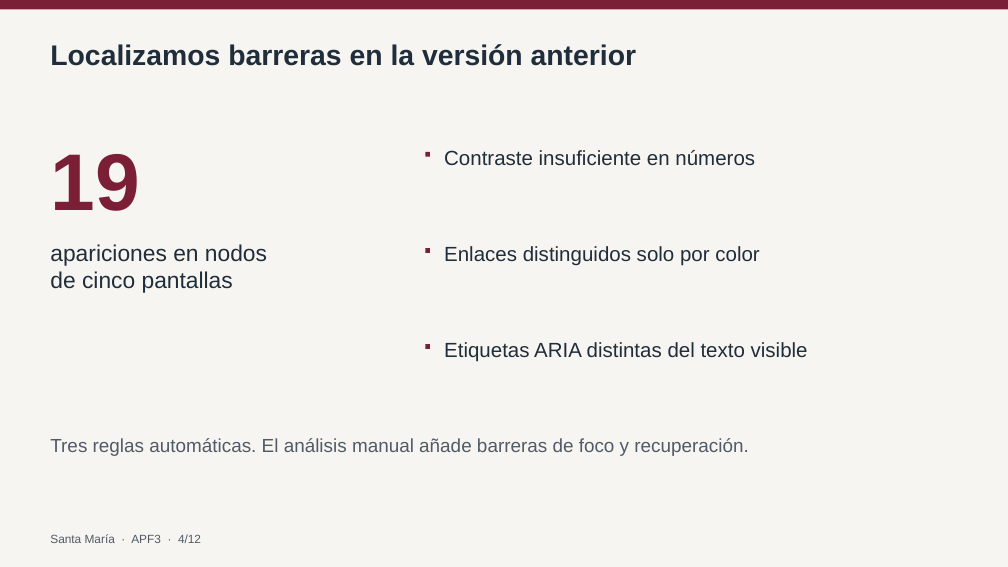
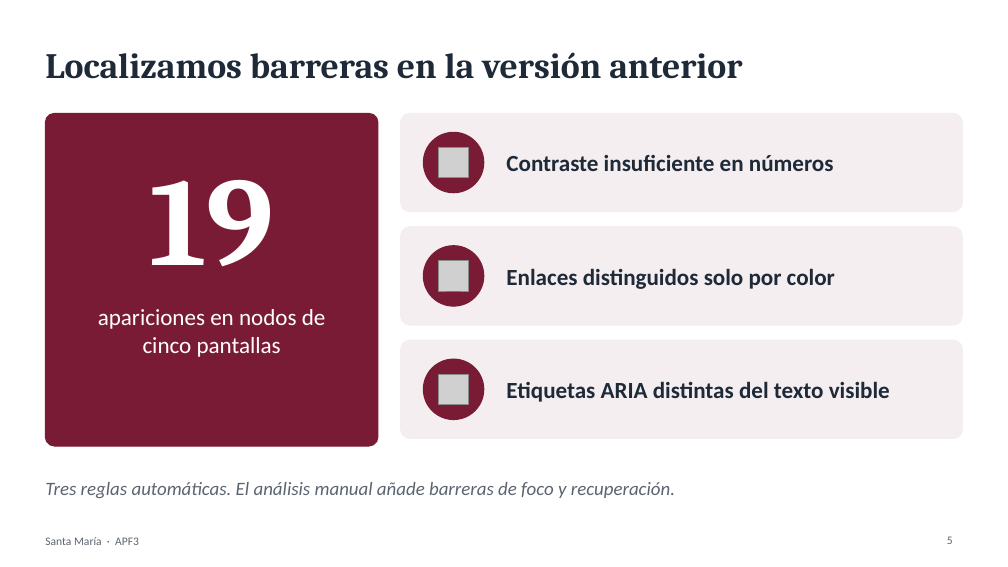
Before and after one commit to BruGeth/IHM_Colegio_Santa_Maria_Reyna_Angeles, a slide deck: slide 5 of avance informe 3/APF3_Grupo5_SantaMaria.pptx (slide 4 before the commit). Drawn at 1008x567 pixels with LibreOffice and Linux fonts; fonts in the diff are those of the drawing; grey boxes stand for pictures. Boxes give left, top, right and bottom in pixels: in the first picture for what was removed or moved away, otherwise in the second. Text is boxed around its words. In the diff, an @@ line names an element or a change of style, - is before the commit and + after.

```diff
--- a/avance informe 3/APF3_Grupo5_SantaMaria.pptx
+++ b/avance informe 3/APF3_Grupo5_SantaMaria.pptx
@@ background #F7F5F1 to #FFFFFF @@
@@ rectangle removed at (0,0,1008,9) @@
@@ title "Localizamos barreras en la versión ...": place and size @@
-title "Localizamos barreras en la versión ..." at (50,44,637,66)
+title "Localizamos barreras en la versión ..." at (45,52,742,79)
@@ title "Localizamos barreras en la versión ..." at (45,52,742,79): size 27 to 34 pt, font Arial to Cambria, text colour #202D3A to #1E2A38; vertical alignment top to middle @@
@@ rounded rectangle added at (45,113,378,446), fill #7A1B35, outline #7A1B35 1 pt @@
@@ rounded rectangle added at (401,113,963,212), fill #F4EEF0, outline #F4EEF0 1 pt @@
@@ size 19.5 to 22 pt, font Arial to Calibri, text colour #202D3A to #1E2A38, bold on; vertical alignment top to middle in 3 elements at (506,268,835,289), (506,381,890,402), (506,155,834,171) @@
@@ text "Contraste insuficiente en números": place and size @@
-text "Contraste insuficiente en números" at (444,150,755,165)
+text "Contraste insuficiente en números" at (506,155,834,171)
@@ text "19" at (149,180,274,267): size 76.5 to 120 pt, font Arial to Cambria, text colour #7B1F36 to #FFFFFF; alignment left to centre; vertical alignment top to middle @@
@@ ellipse added at (423,132,484,193), fill #7A1B35, outline #7A1B35 1 pt @@
@@ picture added at (439,147,469,178) @@
@@ rectangle removed at (425,152,430,157) @@
@@ rounded rectangle added at (401,227,963,325), fill #F4EEF0, outline #F4EEF0 1 pt @@
@@ text "Enlaces distinguidos solo por color": place and size @@
-text "Enlaces distinguidos solo por color" at (444,246,759,266)
+text "Enlaces distinguidos solo por color" at (506,268,835,289)
@@ ellipse added at (423,246,484,306), fill #7A1B35, outline #7A1B35 1 pt @@
@@ rectangle removed at (425,248,430,253) @@
@@ picture added at (439,261,469,291) @@
@@ text at (98,309,326,357): text changed; size 21.8 to 22 pt; font Arial to Calibri; text colour #202D3A to #FFFFFF @@
-apariciones en nodos
-de cinco pantallas
+apariciones en nodos de cinco pantallas
@@ rounded rectangle added at (401,340,963,439), fill #F4EEF0, outline #F4EEF0 1 pt @@
@@ ellipse added at (423,359,484,420), fill #7A1B35, outline #7A1B35 1 pt @@
@@ rectangle removed at (425,344,430,349) @@
@@ text "Etiquetas ARIA distintas del texto ...": place and size @@
-text "Etiquetas ARIA distintas del texto ..." at (444,342,808,362)
+text "Etiquetas ARIA distintas del texto ..." at (506,381,890,402)
@@ picture added at (439,374,469,405) @@
@@ text "Tres reglas automáticas. El análisis ...": place and size @@
-text "Tres reglas automáticas. El análisis ..." at (50,438,748,456)
+text "Tres reglas automáticas. El análisis ..." at (45,482,675,498)
@@ text "Tres reglas automáticas. El análisis ..." at (45,482,675,498): font Arial to Calibri, text colour #505B67 to #5B6470, italic on; vertical alignment top to middle @@
@@ text added at (45,537,139,545), 11 pt, text #5B6470 @@
+Santa María · APF3
@@ text removed at (50,534,201,543) @@
-Santa María · APF3 · 4/12
@@ page number added at (947,536,953,544), 11 pt, text #5B6470 @@
+5
```
Also in this commit, not shown: 11 other slides changed.
